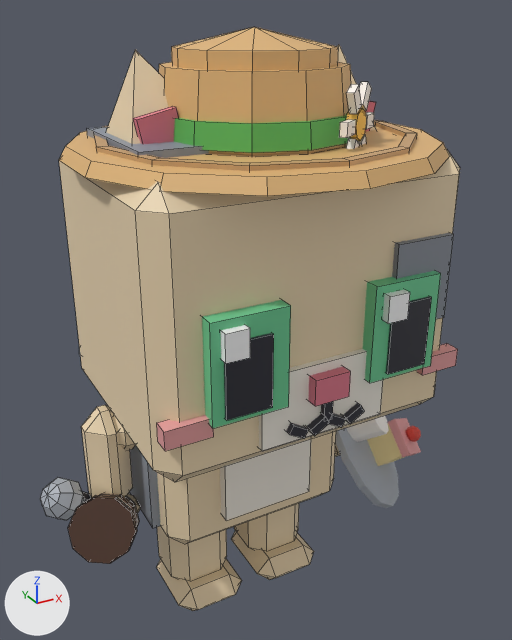
A saved change to the FBX model assets/cat-cafe/exports/CatCafe_Cat_Gardener_Work.fbx.
Before and after are seen from a camera (50 mm lens) standing at (-0.0098, -0.0204, 0.0202) and looking at (0.0014, -0.0001, 0.01). The lights are fixed; the arrows at lower left show +X, +Y and +Z. The first picture is the older version. Mesh edges are drawn as thin lines on the coarser meshes. Where no turn or scale is listed for an object, it has been applied to the vertices.

In view in the first picture: 'CatCafe_Cat_Gardener_Work_Body', 'CatCafe_Cat_Gardener_Work_EarR', 'CatCafe_Cat_Gardener_Work_Eye1', 'CatCafe_Cat_Gardener_Work_Eye2', 'CatCafe_Cat_Gardener_Work_Head', 'CatCafe_Cat_Gardener_Work_Held_Barista', 'CatCafe_Cat_Gardener_Work_Held_Entertainer', 'CatCafe_Cat_Gardener_Work_Held_Waiter', 'CatCafe_Cat_Gardener_Work_LegB1', 'CatCafe_Cat_Gardener_Work_LegB2', 'CatCafe_Cat_Gardener_Work_LegF2', 'CatCafe_Cat_Gardener_Work_Prop' and 1 more.
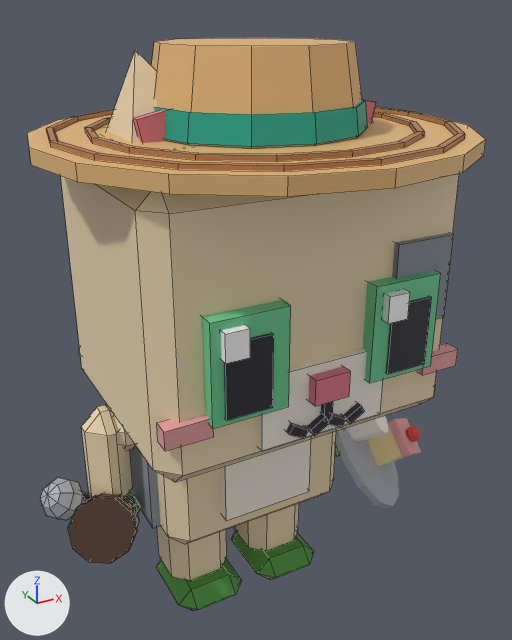
The change in detail:
me_catcafe_cat_gardener_work_prop is used by ob_catcafe_cat_gardener_work_prop; location (0.0, -0.00095, 0.00969).
me_catcafe_cat_gardener_work_prop had 214 vertices, 174 faces and spanned x -0.00523..0.00523, y -0.00698..0.00375, z 0.00672..0.01008.
me_catcafe_cat_gardener_work_prop now has 208 vertices, 174 faces and spans x -0.0062..0.0062, y -0.00781..0.00458, z 0.00703..0.00971.
me_catcafe_cat_gardener_work_prop part 2: a new loose piece, a 16-sided cylinder along z spanning x -0.0062..0.0062, y -0.00781..0.00458, z 0.00703..0.00744, in mat_catcafe_palette.
me_catcafe_cat_gardener_work_prop part 3: a new loose piece, a 12-sided cut cone along z (radius 0.0031 at the low end, 0.00268 at the high end) spanning x -0.0031..0.0031, y -0.00471..0.00148, z 0.00744..0.00971, in mat_catcafe_palette.
me_catcafe_cat_gardener_work_prop part 4: a new loose piece, a 12-sided cut cone along z (radius 0.00315 at the low end, 0.00305 at the high end) spanning x -0.00315..0.00315, y -0.00476..0.00153, z 0.00749..0.00822, in mat_catcafe_palette.
me_catcafe_cat_gardener_work_prop part 5: the loose piece of 48 vertices spanning x -0.00454..0.00454, y -0.00616..0.00293, z 0.00717..0.00733 is rebuilt with 64 vertices and now spans x -0.00465..0.00465, y -0.00626..0.00303, z 0.00743..0.00756.
me_catcafe_cat_gardener_work_prop part 6: the loose piece of 28 vertices spanning x -0.00523..0.00523, y -0.00698..0.00375, z 0.00685..0.00721 is rebuilt with 64 vertices and now spans x -0.00568..0.00568, y -0.00729..0.00406, z 0.00743..0.00756.
me_catcafe_cat_gardener_work_prop part 7: 10 loose pieces with 138 vertices, spanning x -0.00291..0.00291, y -0.00477..0.0013, z 0.00672..0.01008, are deleted.
me_catcafe_cat_gardener_work_legb1 has 40 vertices, 44 faces and spans x -0.00128..0.00128, y -0.00209..0.00114, z -0.00418..0.0.
me_catcafe_cat_gardener_work_legb1 is used by ob_catcafe_cat_gardener_work_legb1; location (0.00162, -0.00057, 0.00418).
me_catcafe_cat_gardener_work_legb1 part 1: texture (UV) coordinates of 18 of 44 faces, centred in x -0.00102..0.00102, y -0.00183..0.00088, z -0.00418..-0.00313, changed; they spanned u 0.69..0.69, v 0.91..0.91 and now span u 0.69..0.69, v 0.72..0.72.
me_catcafe_cat_gardener_work_legb2 has 40 vertices, 44 faces and spans x -0.00128..0.00128, y -0.00209..0.00114, z -0.00418..0.0.
me_catcafe_cat_gardener_work_legb2 is used by ob_catcafe_cat_gardener_work_legb2; location (-0.00162, -0.00057, 0.00418).
me_catcafe_cat_gardener_work_legb2 part 8: texture (UV) coordinates of 18 of 44 faces, centred in x -0.00102..0.00102, y -0.00183..0.00088, z -0.00418..-0.00313, changed; they spanned u 0.69..0.69, v 0.91..0.91 and now span u 0.69..0.69, v 0.72..0.72.

Pixel boxes [x1, y1, x2, y2] of what changed, in the pictures (512 x 640 px):
'CatCafe_Cat_Gardener_Work_Prop', reshaped (18% wider)
    before: [59, 27, 449, 196]
    after: [27, 38, 486, 197]
part 1 of me_catcafe_cat_gardener_work_legb1, surface changed (brown to green)
    both: [231, 531, 314, 580]
part 2 of me_catcafe_cat_gardener_work_prop, added (brown)
    after: [27, 111, 486, 197]
part 3 of me_catcafe_cat_gardener_work_prop, added (orange)
    after: [151, 38, 362, 149]
part 4 of me_catcafe_cat_gardener_work_prop, added (green)
    after: [154, 99, 368, 147]
part 5 of me_catcafe_cat_gardener_work_prop, rebuilt
    before: [94, 120, 417, 171]
    after: [85, 112, 425, 161]
part 6 of me_catcafe_cat_gardener_work_prop, rebuilt (7% wider, 12% shorter)
    before: [59, 123, 449, 196]
    after: [46, 107, 465, 171]
part 7 of me_catcafe_cat_gardener_work_prop, deleted (orange)
    before: [159, 27, 374, 156]
part 8 of me_catcafe_cat_gardener_work_legb2, surface changed (beige to green)
    both: [156, 559, 242, 611]
